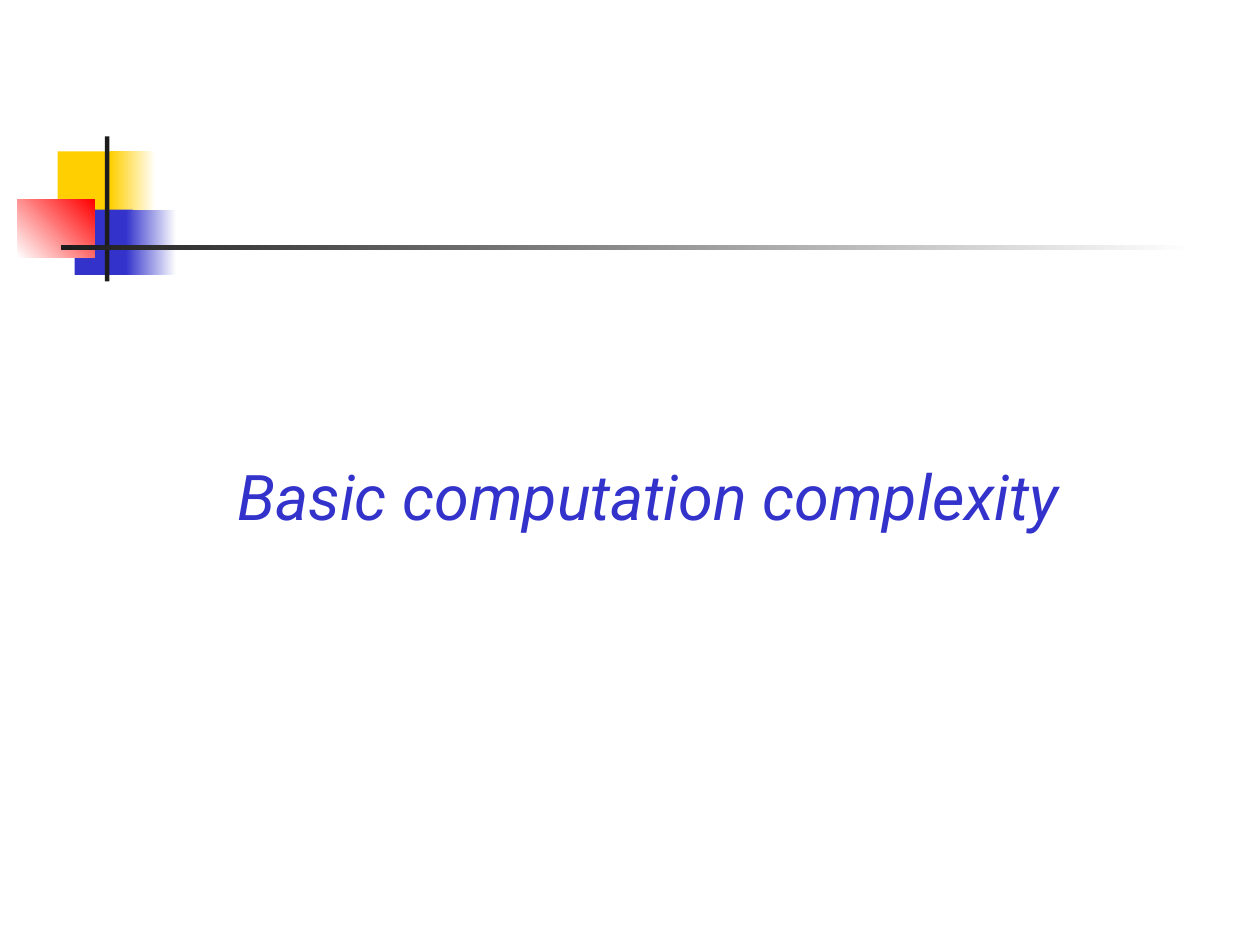
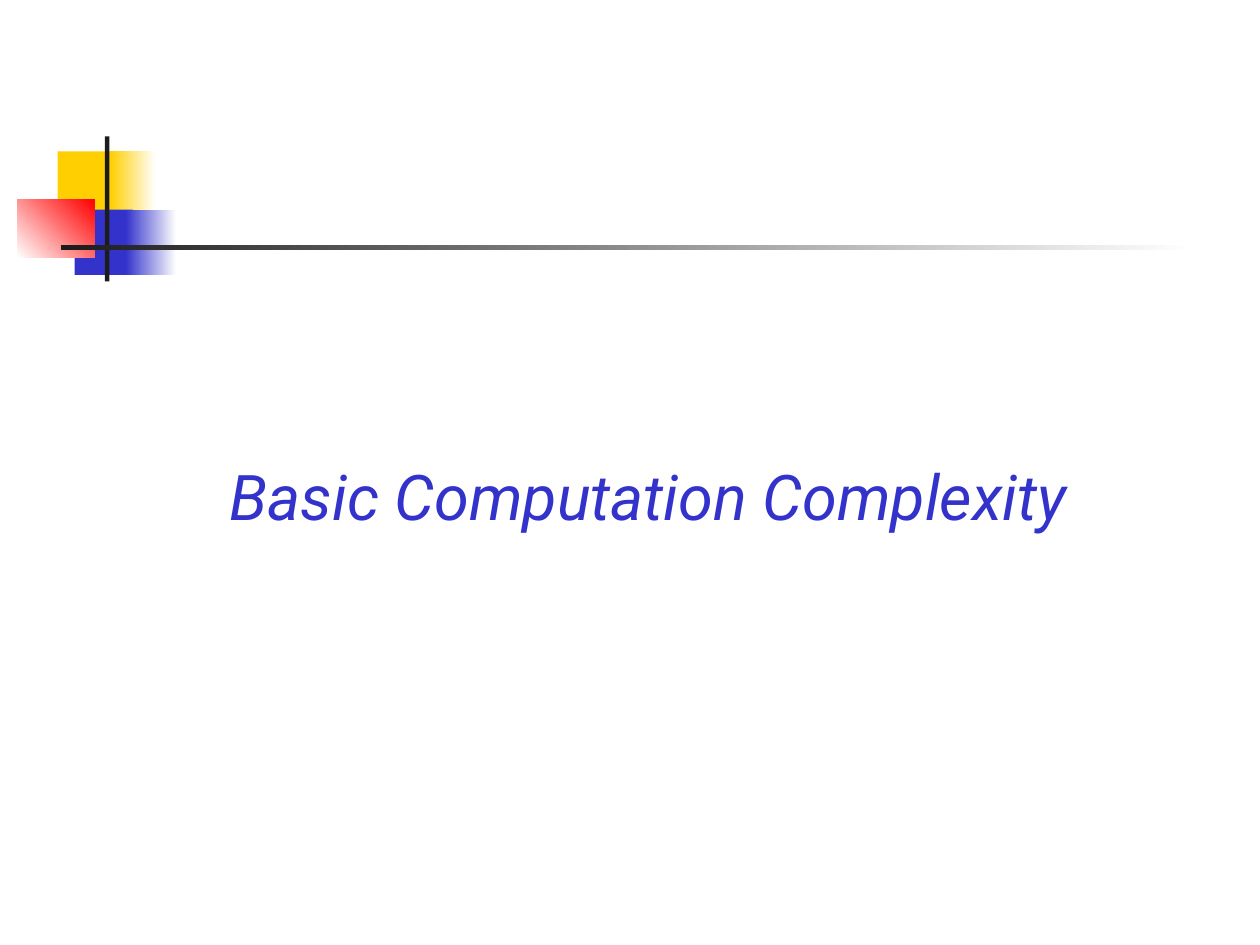
Before and after one commit to csslab-ustc/csslab-ustc.github.io, a slide deck: slide 28 of courses/theory/slides/lec02-math-foundation.pptx (slide 19 before the commit). Drawn at 1260x945 pixels with LibreOffice and Linux fonts; fonts in the diff are those of the drawing. Boxes give left, top, right and bottom in pixels: in the first picture for what was removed or moved away, otherwise in the second. Text is boxed around its words. In the diff, an @@ line names an element or a change of style, - is before the commit and + after.

```diff
--- a/courses/theory/slides/lec02-math-foundation.pptx
+++ b/courses/theory/slides/lec02-math-foundation.pptx
@@ text at bbox=[230, 472, 1067, 534]: text changed @@
-Basic computation complexity
+Basic Computation Complexity
```
Also in this commit, not shown: 7 other slides changed, 19 slides added, 7 slides removed, 5 other files.
